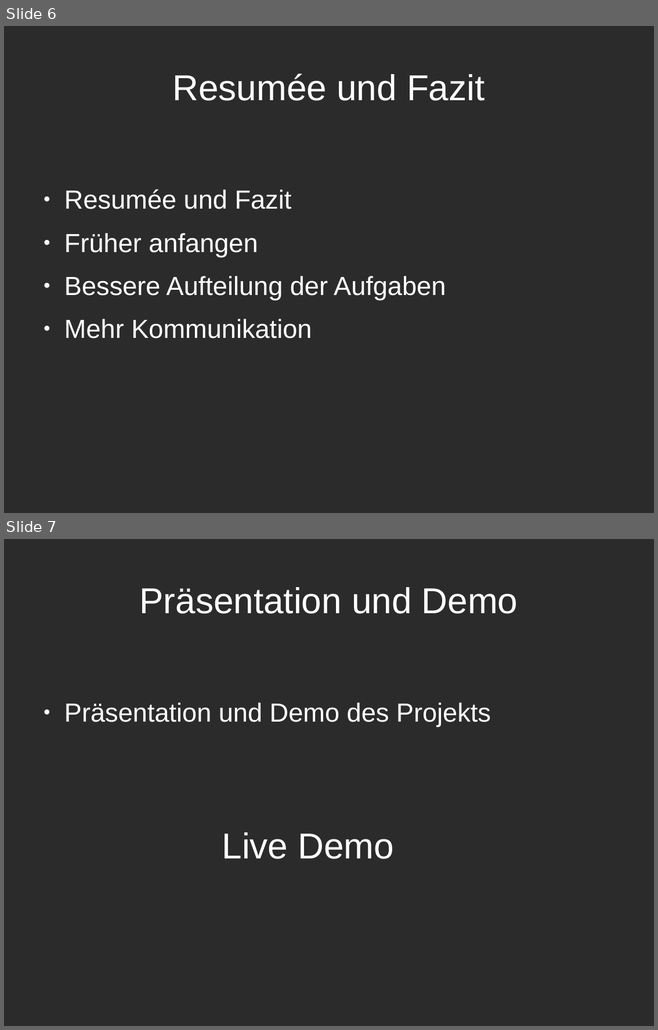
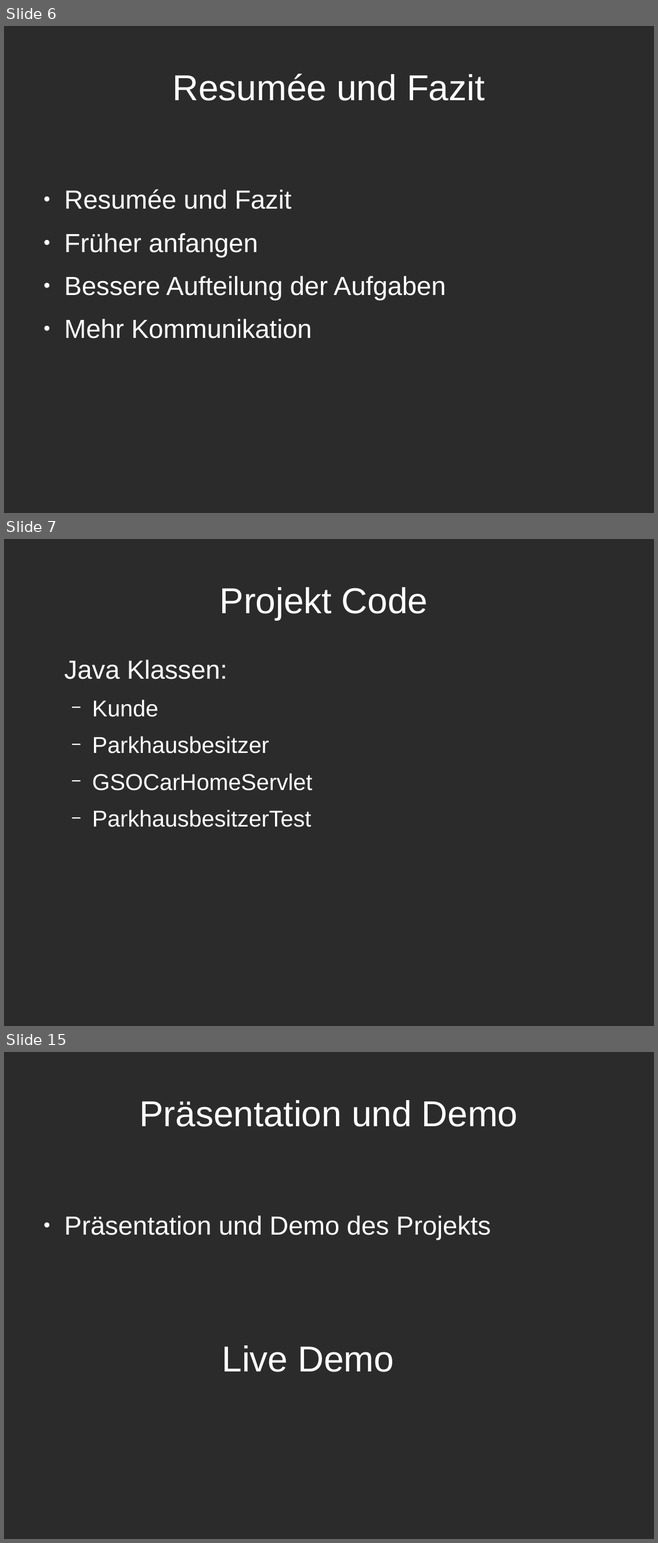
Before and after one commit to mksaf/EX-GSO-SE1, a slide deck: presentation.odp. Shown one above the other, each under a label of ours: slides 6 and 7 before the commit, slides 6, 7 and 15 after it; the slides between them are not shown. The pictures are 658x1030 and 658x1543 pixels, drawn with LibreOffice and Linux fonts; fonts in the diff are those of the drawing; background and template pictures are left out; a plain dark background stands for a picture behind light text. Boxes give left, top, right and bottom in pixels: in the first picture for what was removed or moved away, otherwise in the second. Text is boxed around its words. In the diff, an @@ line names an element or a change of style, - is before the commit and + after.

```diff
--- a/presentation.odp
+++ b/presentation.odp
@@ slide 7 added at [4,539,654,1026], background picture (left out) @@
@@ title added at [220,587,427,620], 44 pt, text #FFFFFF @@
+Projekt Code
@@ text added at [64,660,312,827], 28 pt, text #FFFFFF @@
+Java Klassen:
+  − Kunde
+  − Parkhausbesitzer
+  − GSOCarHomeServlet
+  − ParkhausbesitzerTest
@@ what was slide 7 is now slide 15 @@
```
Also in this commit, not shown: 7 other slides added.
